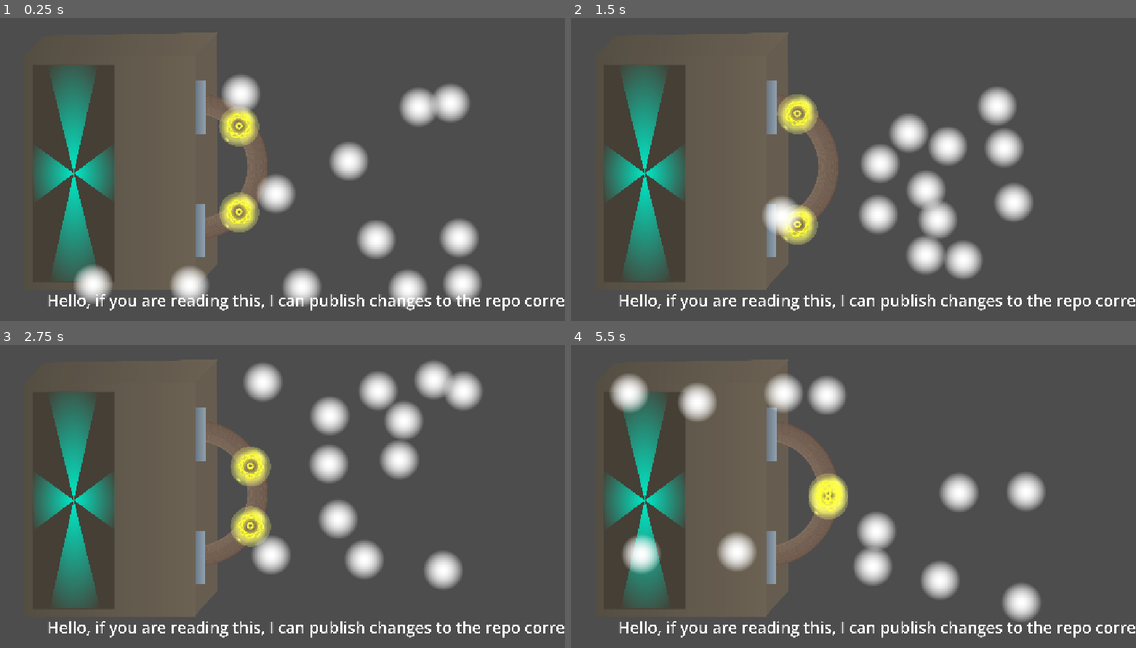
Above: before the commit, frames 1-4 (two rows, left to right).
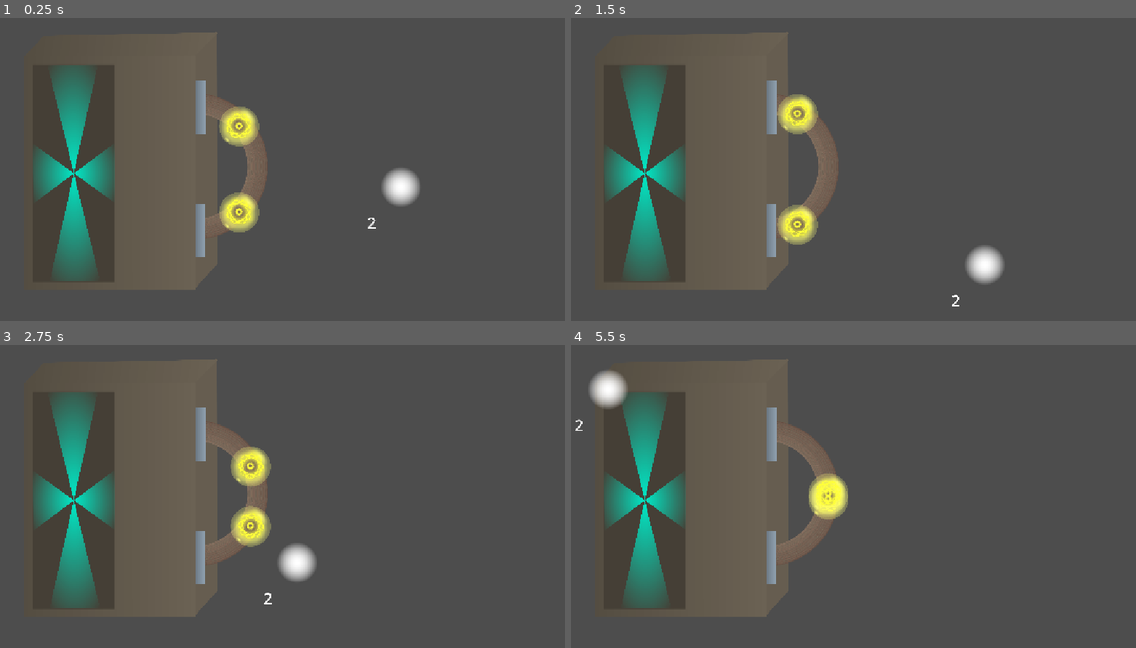
Above: after the commit, the same moments.

Repository: Thor3005/electranyon
Game: Godot game, scene res://Scenes/dathin.tscn
The game is run twice, just before and just after one commit, with the same random seed, the same clock (stepped at 60 frames per second) and the same inputs.
Inputs (mouse positions are in pixels of both pictures, inside the frame that each line leads up to):
- Up to frame 1 (0.25 s): no input
- Up to frame 2 (1.5 s): move the mouse to (972, 142) at 0.52 s; click (972, 142) at 0.6 s; move the mouse to (729, 172) at 1.27 s; click (729, 172) at 1.35 s
- Up to frame 3 (2.75 s): move the mouse to (333, 411) at 2.02 s; click (333, 411) at 2.1 s
- Up to frame 4 (5.5 s): move the mouse to (813, 551) at 2.77 s; click (813, 551) at 2.85 s; move the mouse to (1017, 532) at 3.52 s; click (1017, 532) at 3.6 s; move the mouse to (672, 435) at 4.27 s; click (672, 435) at 4.35 s; move the mouse to (876, 484) at 5.02 s; click (876, 484) at 5.1 s

The runs differ from the first frame. In frame 1, 9.5% of the frame differs, in the area x 8-100%, y 18-97%; in frame 2, 9.5%; in frame 3, 9.6%, in the area x 8-100%, y 5-97%; in frame 4, 9.6%.

Commit message:
particles anyon i guess

Diff:
--- a/Scenes/dathin.tscn
+++ b/Scenes/dathin.tscn
@@ -14,6 +14,9 @@
 
 [sub_resource type="CircleShape2D" id="CircleShape2D_wvfmt"]
 radius = 121.69634
+
+[sub_resource type="CircleShape2D" id="CircleShape2D_cvyon"]
+radius = 164.04877
 
 [node name="Node2D" type="Node2D" unique_id=183356206]
 
@@ -48,7 +51,8 @@
 
 [node name="Particle" type="CharacterBody2D" parent="." unique_id=1109580766]
 z_index = 1
-position = Vector2(2518, 1480)
+position = Vector2(2707, 1080)
+collision_layer = 0
 script = ExtResource("3_5nx5k")
 
 [node name="CollisionShape2D" type="CollisionShape2D" parent="Particle" unique_id=73098220]
@@ -57,131 +61,19 @@
 [node name="Sprite2D" type="Sprite2D" parent="Particle" unique_id=677089400]
 texture = ExtResource("4_kii0l")
 
-[node name="Particle2" type="CharacterBody2D" parent="." unique_id=730918309]
-z_index = 1
-position = Vector2(2311, 883)
-script = ExtResource("3_5nx5k")
+[node name="Click" type="Area2D" parent="Particle" unique_id=1240984065]
+collision_mask = 0
 
-[node name="CollisionShape2D" type="CollisionShape2D" parent="Particle2" unique_id=1293120328]
-shape = SubResource("CircleShape2D_wvfmt")
+[node name="CollisionShape2D" type="CollisionShape2D" parent="Particle/Click" unique_id=2079675539]
+shape = SubResource("CircleShape2D_cvyon")
 
-[node name="Sprite2D" type="Sprite2D" parent="Particle2" unique_id=1474053463]
-texture = ExtResource("4_kii0l")
-
-[node name="Particle3" type="CharacterBody2D" parent="." unique_id=1428760557]
-z_index = 1
-position = Vector2(1755, 1131)
-script = ExtResource("3_5nx5k")
-
-[node name="CollisionShape2D" type="CollisionShape2D" parent="Particle3" unique_id=1275933392]
-shape = SubResource("CircleShape2D_wvfmt")
-
-[node name="Sprite2D" type="Sprite2D" parent="Particle3" unique_id=655272720]
-texture = ExtResource("4_kii0l")
-
-[node name="Particle4" type="CharacterBody2D" parent="." unique_id=1839988563]
-z_index = 1
-position = Vector2(3556, 479)
-script = ExtResource("3_5nx5k")
-
-[node name="CollisionShape2D" type="CollisionShape2D" parent="Particle4" unique_id=1541090239]
-shape = SubResource("CircleShape2D_wvfmt")
-
-[node name="Sprite2D" type="Sprite2D" parent="Particle4" unique_id=2019425607]
-texture = ExtResource("4_kii0l")
-
-[node name="Particle5" type="CharacterBody2D" parent="." unique_id=774836917]
-z_index = 1
-position = Vector2(2890, 502)
-script = ExtResource("3_5nx5k")
-
-[node name="CollisionShape2D" type="CollisionShape2D" parent="Particle5" unique_id=1544108823]
-shape = SubResource("CircleShape2D_wvfmt")
-
-[node name="Sprite2D" type="Sprite2D" parent="Particle5" unique_id=841905577]
-texture = ExtResource("4_kii0l")
-
-[node name="Particle6" type="CharacterBody2D" parent="." unique_id=704512480]
-z_index = 1
-position = Vector2(3919, 1849)
-script = ExtResource("3_5nx5k")
-
-[node name="CollisionShape2D" type="CollisionShape2D" parent="Particle6" unique_id=412796170]
-shape = SubResource("CircleShape2D_wvfmt")
-
-[node name="Sprite2D" type="Sprite2D" parent="Particle6" unique_id=748154588]
-texture = ExtResource("4_kii0l")
-
-[node name="Particle7" type="CharacterBody2D" parent="." unique_id=1070215641]
-z_index = 1
-position = Vector2(1488, 369)
-script = ExtResource("3_5nx5k")
-
-[node name="CollisionShape2D" type="CollisionShape2D" parent="Particle7" unique_id=330323913]
-shape = SubResource("CircleShape2D_wvfmt")
-
-[node name="Sprite2D" type="Sprite2D" parent="Particle7" unique_id=469155125]
-texture = ExtResource("4_kii0l")
-
-[node name="Particle8" type="CharacterBody2D" parent="." unique_id=1926655224]
-z_index = 1
-position = Vector2(362, 1821)
-script = ExtResource("3_5nx5k")
-
-[node name="CollisionShape2D" type="CollisionShape2D" parent="Particle8" unique_id=1793072627]
-shape = SubResource("CircleShape2D_wvfmt")
-
-[node name="Sprite2D" type="Sprite2D" parent="Particle8" unique_id=936709244]
-texture = ExtResource("4_kii0l")
-
-[node name="Particle9" type="CharacterBody2D" parent="." unique_id=1579324946]
-z_index = 1
-position = Vector2(1952, 1843)
-script = ExtResource("3_5nx5k")
-
-[node name="CollisionShape2D" type="CollisionShape2D" parent="Particle9" unique_id=2130614535]
-shape = SubResource("CircleShape2D_wvfmt")
-
-[node name="Sprite2D" type="Sprite2D" parent="Particle9" unique_id=1813057777]
-texture = ExtResource("4_kii0l")
-
-[node name="Particle10" type="CharacterBody2D" parent="." unique_id=624305502]
-z_index = 1
-position = Vector2(3395, 1885)
-script = ExtResource("3_5nx5k")
-
-[node name="CollisionShape2D" type="CollisionShape2D" parent="Particle10" unique_id=659152079]
-shape = SubResource("CircleShape2D_wvfmt")
-
-[node name="Sprite2D" type="Sprite2D" parent="Particle10" unique_id=304725522]
-texture = ExtResource("4_kii0l")
-
-[node name="Particle11" type="CharacterBody2D" parent="." unique_id=1981266056]
-z_index = 1
-position = Vector2(1097, 1829)
-script = ExtResource("3_5nx5k")
-
-[node name="CollisionShape2D" type="CollisionShape2D" parent="Particle11" unique_id=1944708225]
-shape = SubResource("CircleShape2D_wvfmt")
-
-[node name="Sprite2D" type="Sprite2D" parent="Particle11" unique_id=941466316]
-texture = ExtResource("4_kii0l")
-
-[node name="Particle12" type="CharacterBody2D" parent="." unique_id=959346736]
-z_index = 1
-position = Vector2(2760, 1856)
-script = ExtResource("3_5nx5k")
-
-[node name="CollisionShape2D" type="CollisionShape2D" parent="Particle12" unique_id=1318470606]
-shape = SubResource("CircleShape2D_wvfmt")
-
-[node name="Sprite2D" type="Sprite2D" parent="Particle12" unique_id=2141744340]
-texture = ExtResource("4_kii0l")
-
-[node name="Label" type="Label" parent="." unique_id=2134216905]
-offset_left = 193.0
-offset_top = 1980.0
-offset_right = 4339.0
-offset_bottom = 2145.0
+[node name="Label" type="Label" parent="Particle" unique_id=2134216905]
+offset_left = -257.0
+offset_top = 189.0
+offset_right = 3889.0
+offset_bottom = 354.0
 theme_override_font_sizes/font_size = 120
 text = "Hello, if you are reading this, I can publish changes to the repo correctly"
+
+[connection signal="mouse_entered" from="Particle/Click" to="Particle" method="_on_click_mouse_entered"]
+[connection signal="mouse_exited" from="Particle/Click" to="Particle" method="_on_click_mouse_exited"]
--- a/Scripts/Particle.gd
+++ b/Scripts/Particle.gd
@@ -1,5 +1,6 @@
 extends CharacterBody2D
-
+var mousein = false
+var spin = 0.5
 
 const SPEED = 300.0
 const JUMP_VELOCITY = -400.0
@@ -7,6 +8,9 @@
 func _ready():
 	self.velocity.y = 8
 	self.velocity.x = 12
+
+func _process(delta: float) -> void:
+	$Label.text = var_to_str(int(1/spin))
 
 func _physics_process(delta: float) -> void:
 	var collision = move_and_collide(velocity)
@@ -19,3 +23,18 @@
 			#self.velocity.y *= -1
 		#else:
 			#self.velocity.x *= -1
+
+func _input(event: InputEvent) -> void:
+	if mousein and Input.is_action_just_pressed("lmb"):
+		var fission = self.duplicate()
+		get_tree().current_scene.add_child(fission)
+		fission.velocity = velocity * -1.1
+		fission.spin = 1/((1/spin)+1)
+
+
+func _on_click_mouse_entered() -> void:
+	mousein = true
+
+
+func _on_click_mouse_exited() -> void:
+	mousein = false
--- a/project.godot
+++ b/project.godot
@@ -20,6 +20,14 @@
 window/stretch/mode="canvas_items"
 window/stretch/aspect="expand"
 
+[input]
+
+lmb={
+"deadzone": 0.2,
+"events": [Object(InputEventMouseButton,"resource_local_to_scene":false,"resource_name":"","device":-1,"window_id":0,"alt_pressed":false,"shift_pressed":false,"ctrl_pressed":false,"meta_pressed":false,"button_mask":1,"position":Vector2(78, 23),"global_position":Vector2(87, 71),"factor":1.0,"button_index":1,"canceled":false,"pressed":true,"double_click":false,"script":null)
+]
+}
+
 [physics]
 
 3d/physics_engine="Jolt Physics"
